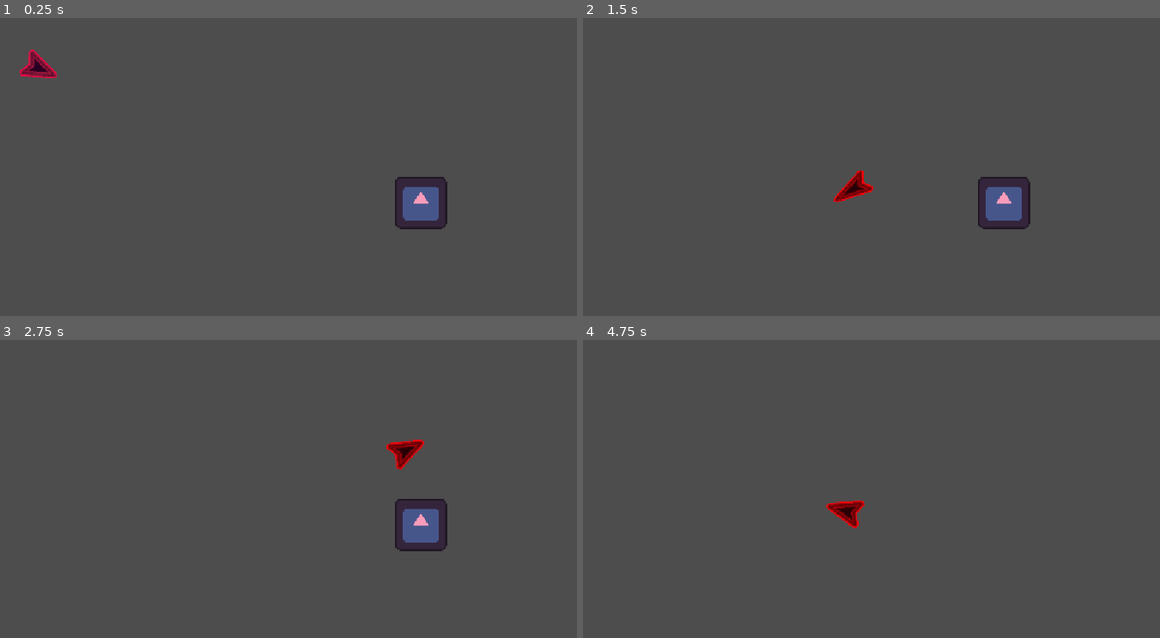
Above: before the commit, frames 1-4 (two rows, left to right).
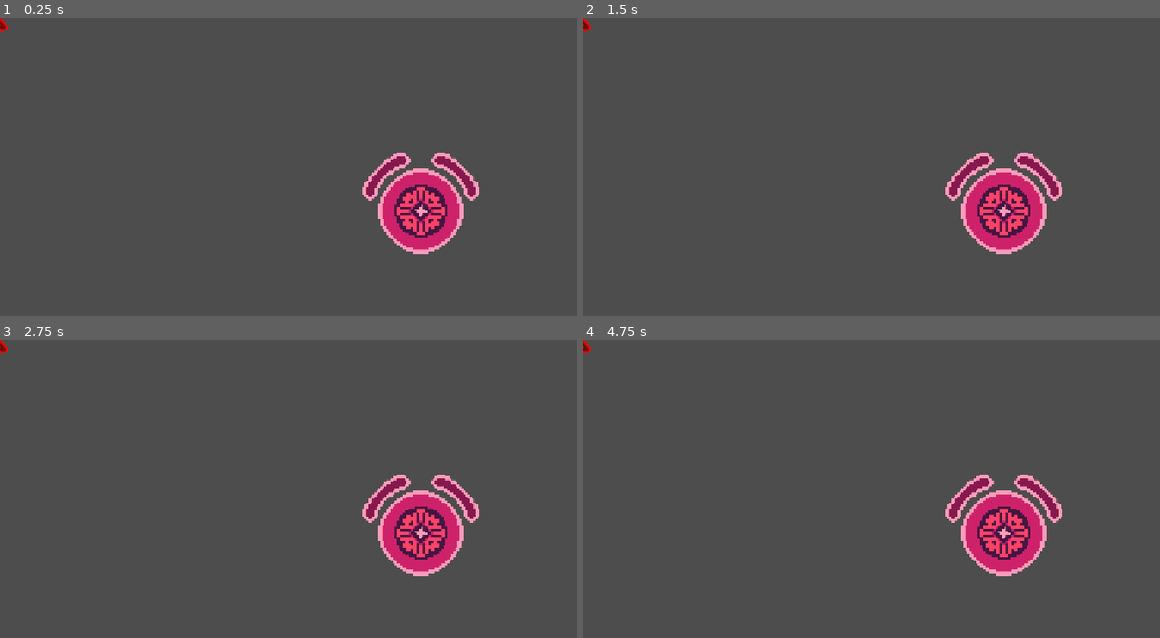
Above: after the commit, the same moments.

Repository: Randompigion/AnomalyHuntersJameGam
Game: Godot game, scene res://Levels/TutorialLevel.tscn
The game is run twice, just before and just after one commit, with the same random seed, the same clock (stepped at 60 frames per second) and the same inputs. The engine's default icon, where the game draws it, is replaced by a stand-in: a white triangle on a blue panel in a dark square.
Inputs (mouse positions are in pixels of both pictures, inside the frame that each line leads up to):
- Up to frame 1 (0.25 s): no input
- Up to frame 2 (1.5 s): tap Enter at 0.5 s; move the mouse to (1079, 190) at 0.52 s; click (1079, 190) at 0.67 s; tap Space at 1.25 s; move the mouse to (790, 229) at 1.27 s; click (790, 229) at 1.42 s
- Up to frame 3 (2.75 s): tap Enter at 2 s; move the mouse to (409, 447) at 2.02 s; click (409, 447) at 2.17 s
- Up to frame 4 (4.75 s): tap Space at 2.75, 4.25 s; move the mouse to (894, 611) at 2.77 s; click (894, 611) at 2.92 s; tap Enter at 3.5 s; move the mouse to (1131, 590) at 3.52 s; click (1131, 590) at 3.67 s; move the mouse to (721, 474) at 4.27 s; click (721, 474) at 4.42 s

The runs differ from the first frame. In frame 1, 4.5% of the frame differs, in the area x 0-84%, y 0-80%; in frame 2, 4.5%; in frame 3, 4.5%; in frame 4, 4.7%.

Commit message:
Minor Changes to Textures

Diff:
--- a/Entities/triangle.tscn
+++ b/Entities/triangle.tscn
@@ -2,7 +2,6 @@
 
 [ext_resource type="Script" uid="uid://pjrosdsmens3" path="res://Entities/triangle.gd" id="1_4roi2"]
 [ext_resource type="Texture2D" uid="uid://bnnsllh8pc2pv" path="res://Assets/Textures/player_dash.png" id="2_cbtp0"]
-[ext_resource type="Texture2D" uid="uid://bu2ojf3q3dtl7" path="res://Assets/Textures/Bounce_Frame_1.png" id="2_ic6l0"]
 [ext_resource type="Texture2D" uid="uid://ca6otm8qqigmd" path="res://Assets/Textures/player_bounce.png" id="3_1l35o"]
 
 [sub_resource type="SpriteFrames" id="SpriteFrames_4ayxd"]
@@ -17,7 +16,7 @@
 }, {
 "frames": [{
 "duration": 5.0,
-"texture": ExtResource("2_ic6l0")
+"texture": ExtResource("3_1l35o")
 }],
 "loop": 1,
 "name": &"BounceState",
@@ -41,10 +40,10 @@
 
 [node name="Sprite2D" type="AnimatedSprite2D" parent="." unique_id=1606221345]
 position = Vector2(1.0000005, -0.9999995)
+scale = Vector2(0.25, 0.25)
 sprite_frames = SubResource("SpriteFrames_4ayxd")
 animation = &"BounceState"
 autoplay = "BounceClick"
-frame_progress = 0.25463504
 
 [node name="CollisionShape2D" type="CollisionShape2D" parent="." unique_id=1685188489]
 position = Vector2(1.5258789e-05, -0.99998474)
--- a/Levels/TutorialLevel.tscn
+++ b/Levels/TutorialLevel.tscn
@@ -3,7 +3,7 @@
 [ext_resource type="PackedScene" uid="uid://clu42du2dffit" path="res://Entities/triangle.tscn" id="1_0l1gj"]
 [ext_resource type="Script" uid="uid://dhujgshj4oobi" path="res://Levels/tutorial_level.gd" id="1_tji7q"]
 [ext_resource type="Script" uid="uid://61r1dw5vrtv" path="res://Entities/enemy.gd" id="2_tji7q"]
-[ext_resource type="Texture2D" uid="uid://bn1525ulmm017" path="res://Assets/Textures/icon.svg" id="3_5c8bj"]
+[ext_resource type="Texture2D" uid="uid://m3sdtg4hau6i" path="res://Assets/Textures/AlarmGuy.png" id="4_tji7q"]
 
 [sub_resource type="RectangleShape2D" id="RectangleShape2D_pc3i1"]
 size = Vector2(102.94092, 102.94098)
@@ -14,6 +14,7 @@
 script = ExtResource("1_tji7q")
 
 [node name="Triangle" parent="." unique_id=669404060 instance=ExtResource("1_0l1gj")]
+position = Vector2(0, 0)
 collision_mask = 31
 bounce_force = 500.0
 bounce_speed_retention = 0.9
@@ -29,7 +30,7 @@
 
 [node name="Sprite2D" type="Sprite2D" parent="Enemy" unique_id=918940545]
 modulate = Color(0.98763007, 0.6124308, 0.7294911, 1)
-texture = ExtResource("3_5c8bj")
+texture = ExtResource("4_tji7q")
 
 [node name="KillZone" type="Area2D" parent="Enemy" unique_id=529807981]
 
Binary file added: Assets/Textures/AlarmGuy.png
Not shown, changed: Assets/Textures/AlarmGuy.png.import
Binary file removed: Assets/Textures/Bounce_Frame_1.png
Binary file changed: Assets/Textures/player_bounce.png
Binary file changed: Assets/Textures/player_dash.png
